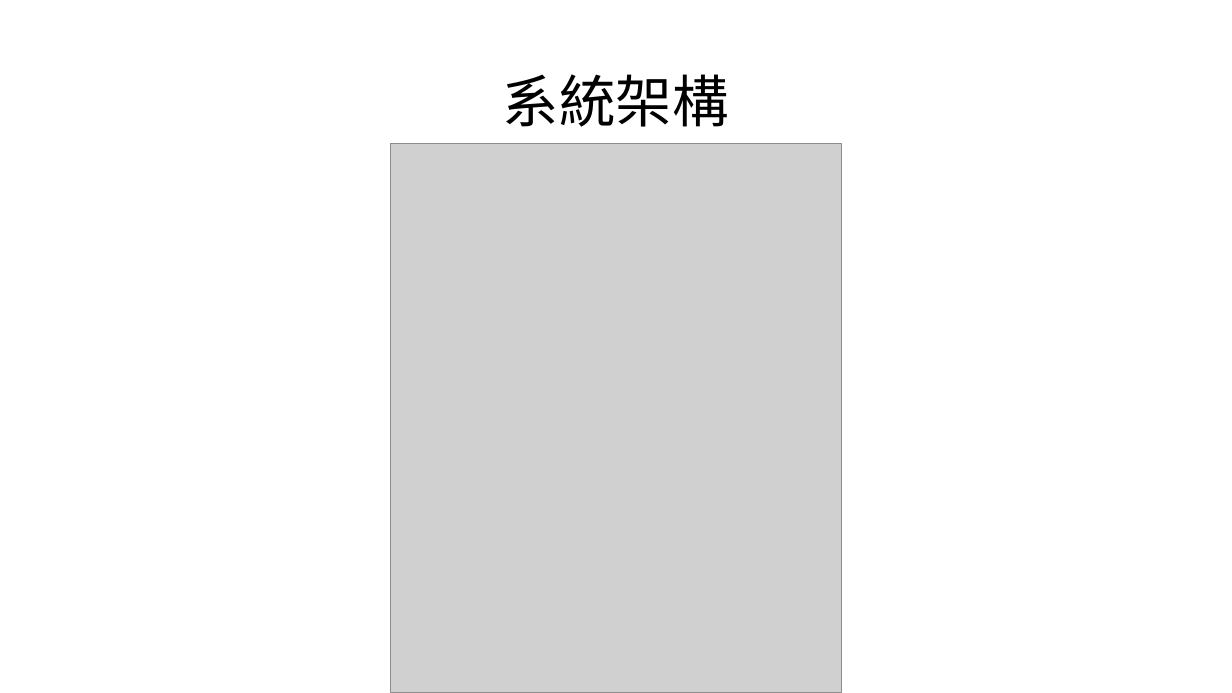
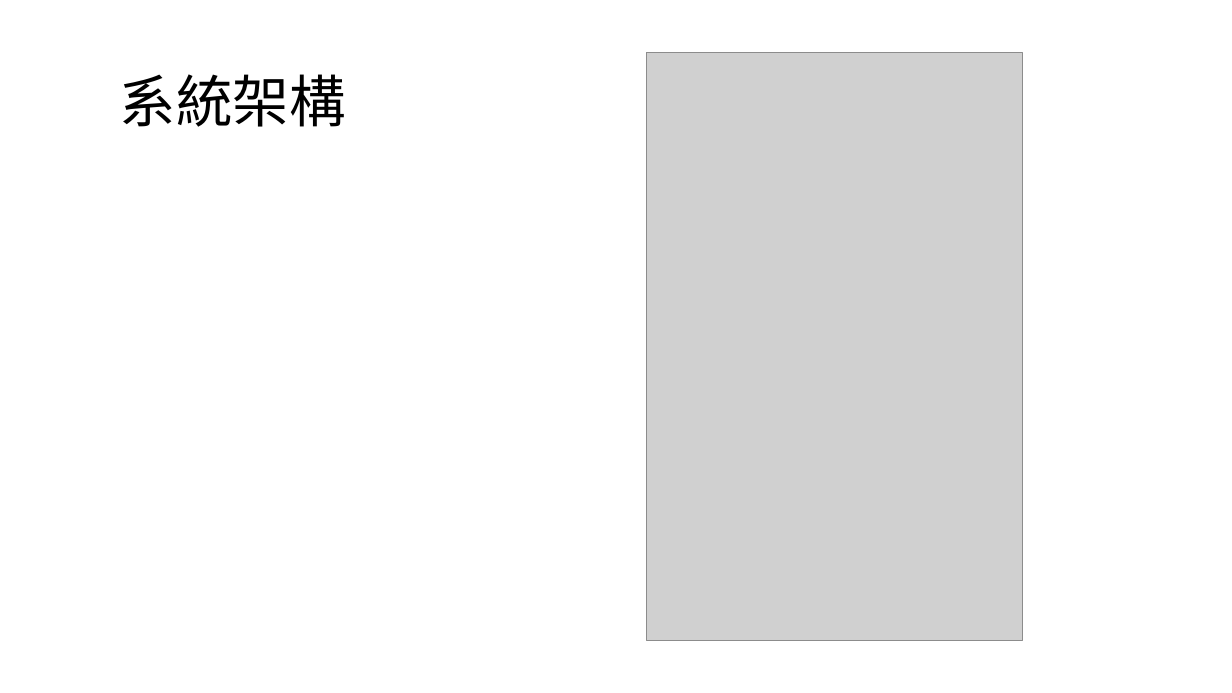
Before and after one commit to kewen0604/107_SE_Team2, a slide deck: slide 12 of 軟體工程期末專題報告.pptx. Drawn at 1232x693 pixels with LibreOffice and Linux fonts; fonts in the diff are those of the drawing; grey boxes stand for pictures. Boxes give left, top, right and bottom in pixels: in the first picture for what was removed or moved away, otherwise in the second. Text is boxed around its words. In the diff, an @@ line names an element or a change of style, - is before the commit and + after.

```diff
--- a/軟體工程期末專題報告.pptx
+++ b/軟體工程期末專題報告.pptx
@@ title "系統架構": place and size @@
-title "系統架構" at (503, 74, 729, 127)
+title "系統架構" at (120, 74, 346, 127)
@@ picture added at (647, 53, 1023, 640) @@
@@ picture removed at (391, 143, 841, 693) @@
```
Also in this commit, not shown: 3 other slides changed.
